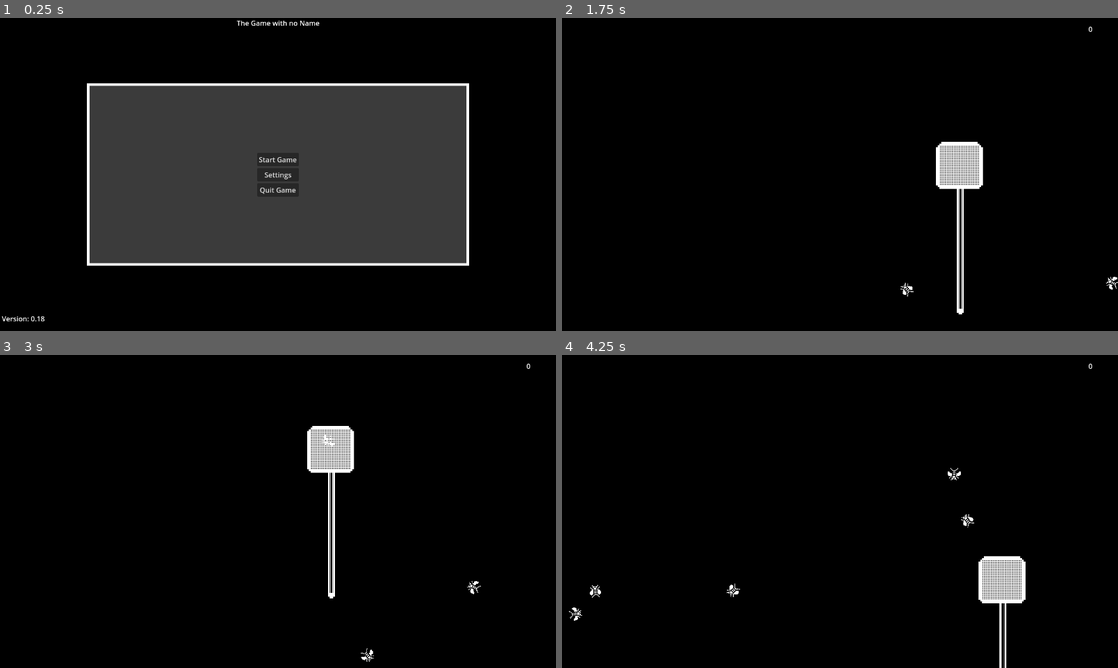
Above: before the commit, frames 1-4 (two rows, left to right).
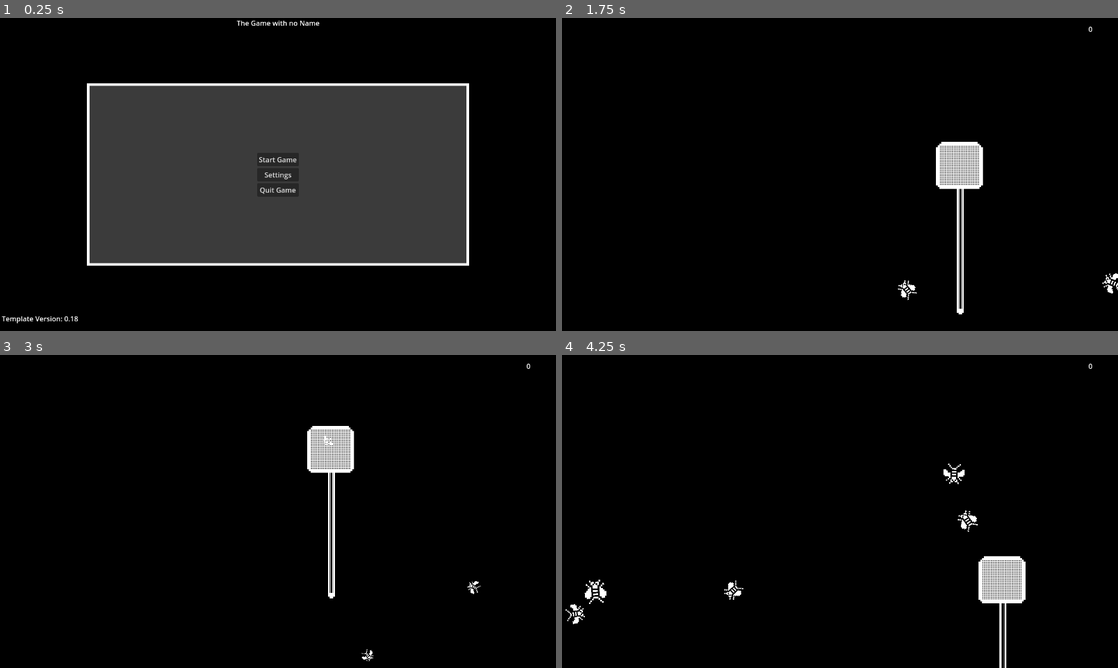
Above: after the commit, the same moments.

Repository: markusweiss/godot-template
Game: Godot game, scene res://start.tscn
Same seed, same stepped clock (60 frames per second), same inputs: the game is played once before the commit and once after it. The project has no main scene, so this scene is started directly. Sound files missing from this copy of the repository are replaced by a short silence.
Inputs (mouse positions are in pixels of both pictures, inside the frame that each line leads up to):
- Up to frame 1 (0.25 s): no input
- Up to frame 2 (1.75 s): click "Start Game" at 0.5 s; move the mouse to (962, 158) at 1.27 s; hold Right (move_right) from 1.28 s (still down); click (962, 158) at 1.42 s
- Up to frame 3 (3 s): release Right (move_right) at 2 s; drag from (166, 527) to (333, 611) at 2.02 s; move the mouse to (333, 442) at 2.77 s; hold Right (move_right) from 2.78 s (still down)
- Up to frame 4 (4.25 s): release Right (move_right) at 3.5 s; drag from (812, 574) to (1006, 574) at 3.52 s

The runs differ from the first frame. In frame 1, 0.1% of the frame differs, in the area x 0-14%, y 95-98%; in frame 2, 0.2%; in frame 3, less than 0.1%; in frame 4, 0.5%, in the area x 0-75%, y 34-86%.

Commit message:
massive audio refactor

Diff:
--- /dev/null
+++ b/autoloads/audio_manager.gd
@@ -0,0 +1,98 @@
+# AudioManager.gd
+extends AudioStreamPlayer2D
+
+# Aktuelle Musik
+var current_stream: AudioStream = null
+var original_volume_db: float
+
+
+func _ready():
+	process_mode = Node.PROCESS_MODE_ALWAYS
+	if AudioManager:
+		self.connect("pause_toggled", Callable(AudioManager, "_on_pause_toggled"))
+
+func play_music(stream: AudioStream):
+	if current_stream == stream and playing:
+		return # schon die richtige Musik, nichts tun
+	current_stream = stream
+	self.stream = stream
+	play()
+
+func stop_music():
+	stop()
+
+func set_pitch(pitch: float):
+	self.pitch_scale = pitch
+
+func set_volume(volume_linear: float):
+	var bus_index = AudioServer.get_bus_index("Music")
+	if bus_index != -1:
+		AudioServer.set_bus_volume_db(bus_index, linear_to_db(volume_linear))
+	else:
+		push_error("Audio-Bus 'Music' nicht gefunden!")
+
+
+func set_muffled(enabled: bool):
+	var bus_index = AudioServer.get_bus_index("Music")
+	if bus_index == -1:
+		push_error("Audio-Bus 'Music' nicht gefunden!")
+		return
+
+	# Wenn kein Filter existiert, einen hinzufügen
+	var filter = AudioEffectLowPassFilter.new()
+	filter.cutoff_hz = 800.0 if enabled else 22000.0
+	AudioServer.add_bus_effect(bus_index, filter, 0)
+	print("filter", filter)
+
+func set_spectrum_analyser(enabled: bool):
+	var bus_index = AudioServer.get_bus_index("Music")
+	if bus_index == -1:
+		push_error("Audio-Bus 'Music' nicht gefunden!")
+		return
+
+	if enabled:
+		# Prüfen, ob Analyzer schon existiert
+		for i in range(AudioServer.get_bus_effect_count(bus_index)):
+			var effect = AudioServer.get_bus_effect(bus_index, i)
+			if effect is AudioEffectSpectrumAnalyzer:
+				print("Spectrum Analyzer bereits vorhanden.")
+				return
+
+		# Neuen Analyzer hinzufügen
+		var analyzer = AudioEffectSpectrumAnalyzer.new()
+		analyzer.buffer_length = 1024
+		analyzer.tap_back_pos = 0.1
+		AudioServer.add_bus_effect(bus_index, analyzer, 0)
+		print("Spectrum Analyzer aktiviert.")
+	else:
+		# Entfernen, wenn vorhanden
+		for i in range(AudioServer.get_bus_effect_count(bus_index)):
+			var effect = AudioServer.get_bus_effect(bus_index, i)
+			if effect is AudioEffectSpectrumAnalyzer:
+				AudioServer.remove_bus_effect(bus_index, i)
+				print("Spectrum Analyzer deaktiviert.")
+				return
+
+func get_bass_magnitude() -> float:
+	var bus_index = AudioServer.get_bus_index("Music")
+	if bus_index == -1:
+		return 0.0
+
+	for i in range(AudioServer.get_bus_effect_count(bus_index)):
+		var effect = AudioServer.get_bus_effect(bus_index, i)
+		if effect is AudioEffectSpectrumAnalyzer:
+			var instance = AudioServer.get_bus_effect_instance(bus_index, i)
+			if instance:
+				var result: Vector2 = instance.get_magnitude_for_frequency_range(20, 250, 1)
+				# result.x ist die Magnitude in dB → Umwandeln in linearen Wert
+				var magnitude_linear = db_to_linear(result.x)
+				return magnitude_linear
+	return 0.0
+
+func _on_pause_toggled(paused: bool):
+	if paused:
+		volume_db = original_volume_db - 10  # Lautstärke absenken
+		print("Pause aktiviert:", volume_db)
+	else:
+		volume_db = original_volume_db
+		print("Pause deaktiviert:", volume_db)
--- a/autoloads/audio_settings.gd
+++ /dev/null
@@ -1,22 +0,0 @@
-extends Node
-
-#const SETTINGS_PATH := "user://settings.cfg"
-#const BUS_NAMES := ["Master", "Music", "SFX"]
-#
-#func apply_saved_audio_settings():
-	#var config = ConfigFile.new()
-	#var err = config.load(Globals.SETTINGS_PATH)
-	#
-	#if err != OK:
-		#print("Keine gespeicherten Einstellungen gefunden. Verwende Defaults.")
-	#
-	#for bus_name in BUS_NAMES:
-		#var volume = config.get_value("audio", bus_name, 1.0) # Default 1.0
-		#var bus_index = AudioServer.get_bus_index(bus_name)
-#
-		#if bus_index == -1:
-			#push_error("Bus '%s' nicht gefunden!" % bus_name)
-			#continue
-#
-		#AudioServer.set_bus_volume_db(bus_index, linear_to_db(volume))
-		#print("Lade %s Volume: %.2f" % [bus_name, volume])
--- a/autoloads/scene_manager.gd
+++ b/autoloads/scene_manager.gd
@@ -14,11 +14,19 @@
 
 func open_main_menu() -> void:
 	if main_menu == null:
-		print("Opening main menu")
 		main_menu = main_menu_scene.instantiate()
 		root.call_deferred("add_child", main_menu)
+		print("Opening main menu")
 	else:
 		push_warning("Main menu already exists in the scene.")
+
+func close_main_menu() -> void:
+	if main_menu != null:
+		main_menu.queue_free()
+		main_menu = null
+		print("Main menu closed")
+	else:
+		push_warning("Main menu is not open.")
 
 func open_settings_menu() -> void:
 	if settings_menu == null:
--- a/default_bus_layout.tres
+++ b/default_bus_layout.tres
@@ -1,9 +1,6 @@
-[gd_resource type="AudioBusLayout" load_steps=3 format=3 uid="uid://foxf25uttuf3"]
+[gd_resource type="AudioBusLayout" load_steps=2 format=3 uid="uid://foxf25uttuf3"]
 
 [sub_resource type="AudioEffectSpectrumAnalyzer" id="AudioEffectSpectrumAnalyzer_g28q7"]
-resource_name = "SpectrumAnalyzer"
-
-[sub_resource type="AudioEffectSpectrumAnalyzer" id="AudioEffectSpectrumAnalyzer_j3pel"]
 resource_name = "SpectrumAnalyzer"
 
 [resource]
@@ -14,10 +11,8 @@
 bus/1/solo = false
 bus/1/mute = false
 bus/1/bypass_fx = false
-bus/1/volume_db = 0.0
+bus/1/volume_db = -0.030508
 bus/1/send = &"Master"
-bus/1/effect/0/effect = SubResource("AudioEffectSpectrumAnalyzer_j3pel")
-bus/1/effect/0/enabled = true
 bus/2/name = &"SFX"
 bus/2/solo = false
 bus/2/mute = false
--- a/features/UI/main_menu/AudioMenuLoop.gd
+++ /dev/null
@@ -1,29 +0,0 @@
-extends AudioStreamPlayer2D
-
-#const SETTINGS_PATH := "user://settings.cfg"
-
-func _ready():
-	stream = preload("res://features/UI/main_menu/assets/sounds/templateloop.mp3")
-	bus = "Music"
-
-	# Node auch während Pause aktiv lassen
-	#process_mode = Node.PROCESS_MODE_ALWAYS
-
-	# Lade gespeicherten Wert für Music
-	var config = ConfigFile.new()
-	var volume = 0.7 # fallback default
-
-	if config.load(Globals.SETTINGS_PATH) == OK:
-		volume = config.get_value("audio", "Music", 0.7)
-
-	# Wende Lautstärke auf Bus an
-	var bus_index = AudioServer.get_bus_index("Music")
-	if bus_index == -1:
-		push_error("Audio-Bus 'Music' nicht gefunden!")
-	else:
-		AudioServer.set_bus_volume_db(bus_index, linear_to_db(volume))
-
-	play()
-
-func _on_finished():
-	play()
--- a/features/UI/main_menu/main_menu.gd
+++ b/features/UI/main_menu/main_menu.gd
@@ -3,7 +3,12 @@
 const BUS_NAMES := ["Master", "Music", "SFX"]
 
 func _ready():
-	%Version.text = " Version: " + str(Globals.VERSION)
+	var menu_music = preload("res://features/UI/main_menu/assets/sounds/templateloop.mp3")
+	AudioManager.play_music(menu_music)
+	AudioManager.set_muffled(true)
+	menu_music.loop = true
+
+	%Version.text = " Template Version: " + str(Globals.VERSION)
 	apply_saved_audio_settings()
 
 	var saved_res = SettingsManager.get_setting("display", "resolution", Vector2i(1280, 720))
--- a/features/UI/main_menu/main_menu.tscn
+++ b/features/UI/main_menu/main_menu.tscn
@@ -1,8 +1,6 @@
-[gd_scene load_steps=5 format=3 uid="uid://b30sx5ej0hid5"]
+[gd_scene load_steps=3 format=3 uid="uid://b30sx5ej0hid5"]
 
 [ext_resource type="Script" uid="uid://dd8f1cpvokue6" path="res://features/UI/main_menu/main_menu.gd" id="1_8h34a"]
-[ext_resource type="AudioStream" uid="uid://myljnx3tb10x" path="res://features/UI/main_menu/assets/sounds/templateloop.mp3" id="2_wspj3"]
-[ext_resource type="Script" uid="uid://djft5vi7y7tgx" path="res://features/UI/main_menu/AudioMenuLoop.gd" id="3_bto56"]
 
 [sub_resource type="StyleBoxFlat" id="StyleBoxFlat_37v8d"]
 bg_color = Color(0.231373, 0.231373, 0.231373, 1)
@@ -14,10 +12,6 @@
 
 [node name="MainMenu" type="CanvasLayer"]
 script = ExtResource("1_8h34a")
-
-[node name="AudioMenuLoop" type="AudioStreamPlayer2D" parent="."]
-stream = ExtResource("2_wspj3")
-script = ExtResource("3_bto56")
 
 [node name="Control" type="Control" parent="."]
 layout_mode = 3
@@ -98,7 +92,6 @@
 layout_mode = 2
 text = "Quit Game"
 
-[connection signal="finished" from="AudioMenuLoop" to="AudioMenuLoop" method="_on_finished"]
 [connection signal="pressed" from="Control/MarginContainer/Panel/VBoxContainerButtons/ButtonStart" to="." method="_on_button_start_pressed"]
 [connection signal="pressed" from="Control/MarginContainer/Panel/VBoxContainerButtons/ButtonSettings" to="." method="_on_button_settings_pressed"]
 [connection signal="pressed" from="Control/MarginContainer/Panel/VBoxContainerButtons/ButtonQuit" to="." method="_on_button_quit_pressed"]
--- a/features/UI/pause.gd
+++ b/features/UI/pause.gd
@@ -8,6 +8,7 @@
 
 func _ready():
 	process_mode = Node.PROCESS_MODE_ALWAYS
+	connect("pause_toggled", Callable(AudioManager, "_on_pause_toggled"))
 	pause_label.visible = false
 
 func _unhandled_input(event: InputEvent) -> void:
--- a/features/levels/test_fly_game.gd
+++ b/features/levels/test_fly_game.gd
@@ -4,39 +4,55 @@
 @export var min_spawn_time : float = 0.2
 @export var max_spawn_time : float = 1.5
 
-@onready var player = $AudioStreamPlayer2D
+# Originalgrößen der Fliegen
+var fliegen_original_scale = {}
 
-@onready var spectrum = AudioServer.get_bus_effect_instance(AudioServer.get_bus_index("Music"), 0)
+# Puls-Simulation
+@export var bpm : float = 120.0  # Beats pro Minute
+var beat_timer : float = 0.0
+var beat_period : float = 0.0  # Sekunden pro Beat
 
-var bass_strength : float = 0.0
+func _ready():
+	randomize()
 
-func _process(_delta):
-	if spectrum:
-		var bass = spectrum.get_magnitude_for_frequency_range(20, 250, 1)[0]
-		#var mids = spectrum.get_magnitude_for_frequency_range(250, 4000, 1)[0]
-		#var highs = spectrum.get_magnitude_for_frequency_range(4000, 20000, 1)[0]
+	# Spawn-Timer verbinden
+	var timer = $Panel/SpawnFlyTimer
+	if timer:
+		timer.timeout.connect(Callable(self, "_spawn_fliege"))
+		timer.start(randf_range(min_spawn_time, max_spawn_time))
 
-		_update_fliegen_scale(bass)
+	# Beat-Periode berechnen
+	beat_period = 60.0 / bpm
+
+	# Musik starten über AudioManager
+	if AudioManager:
+		AudioManager.stop_music()
+		var beat_stream = preload("res://features/UI/main_menu/assets/sounds/beattest2.mp3")
+		AudioManager.play_music(beat_stream)
+		beat_stream.loop = true
+		#AudioManager.set_spectrum_analyser(true)
+
+func _process(delta):
+	# Beat-Timer hochzählen
+	beat_timer += delta
+
+	# Puls-Simulation mit Sinuskurve (0..1)
+	var pulse_strength = sin(beat_timer / beat_period * TAU) * 0.5 + 0.5
+
+	_update_fliegen_scale(pulse_strength)
 
 func _update_fliegen_scale(strength: float):
 	for fliege in get_tree().get_nodes_in_group("fliegen"):
-		var base_scale = Vector2(1, 1)
-		var scale_factor = clamp(strength * 20.0, 1.0, 3.0) # Werte anpassen!
-		#fliege.scale = base_scale * scale_factor
-		fliege.scale = fliege.scale.lerp(base_scale * scale_factor, 0.1)  # Der Wert 0.1 kontrolliert die Geschwindigkeit der Skalierung
+		if fliege not in fliegen_original_scale:
+			fliegen_original_scale[fliege] = fliege.scale
 
-func _ready():
-	# Pause zuslassen
-	# process_mode = Node.PROCESS_MODE_PAUSABLE
-	# Musik initialisieren
-	player.stream = load("res://features/UI/main_menu/assets/sounds/beattest2.mp3")
-	player.stream.loop = true
-	player.bus = "Music"
-	player.play()
+		var original_scale = fliegen_original_scale[fliege]
 
-	randomize()
-	$Panel/SpawnFlyTimer.timeout.connect(_spawn_fliege)
-	$Panel/SpawnFlyTimer.start(randf_range(min_spawn_time, max_spawn_time))
+		# Puls-Skala anwenden (max 50% größer)
+		var scale_factor = 1.0 + strength * 0.9
+		fliege.scale = fliege.scale.lerp(original_scale * scale_factor, 0.2)
+
+
 
 func _spawn_fliege():
 	var fliege = fliege_scene.instantiate()
@@ -44,15 +60,15 @@
 	add_child(fliege)
 	var test = $Panel/FlyCount.text.to_int()
 
-	# Testin around Spund Pitch
+	# Testing around Sound Pitch
 	if test > 1 and randf_range(1,10) > 6:
 		$Panel/FlyCount.text = str(test - 1)
 	if test >= 3 and test <= 5:
-		player.pitch_scale = 1.1
+		AudioManager.set_pitch(1.1)
 	elif test > 5:
-		player.pitch_scale = 1.2
+		AudioManager.set_pitch(1.2)
 	else:
-		player.pitch_scale = 1.0
+		AudioManager.set_pitch(1.0)
 
-	fliege.add_to_group("fliegen")  # Wichtig für die Skalierung
+	fliege.add_to_group("fliegen")
 	$Panel/SpawnFlyTimer.start(randf_range(min_spawn_time, max_spawn_time))
--- a/features/levels/test_fly_game.tscn
+++ b/features/levels/test_fly_game.tscn
@@ -13,28 +13,6 @@
 
 [sub_resource type="RectangleShape2D" id="RectangleShape2D_4pjdu"]
 size = Vector2(57.6341, 60.9959)
-
-[sub_resource type="GDScript" id="GDScript_68erv"]
-script/source = "extends AudioStreamPlayer2D
-
-@export var pause_node_path: NodePath  # im Editor zuweisen
-var pause_node: Node
-var original_volume_db: float
-
-func _ready():
-	process_mode = Node.PROCESS_MODE_ALWAYS
-	pause_node = get_node(pause_node_path)
-	pause_node.connect(\"pause_toggled\", Callable(self, \"_on_pause_toggled\"))
-	original_volume_db = volume_db
-
-func _on_pause_toggled(paused: bool):
-	if paused:
-		volume_db = original_volume_db - 10
-		print(\"Pause aktiviert:\", volume_db)
-	else:
-		volume_db = original_volume_db
-		print(\"Pause deaktiviert:\", volume_db)
-"
 
 [node name="TestFlyGame" type="Node2D"]
 script = ExtResource("1_acdtr")
@@ -74,10 +52,6 @@
 scale = Vector2(2.48699, 2.68608)
 shape = SubResource("RectangleShape2D_4pjdu")
 
-[node name="AudioStreamPlayer2D" type="AudioStreamPlayer2D" parent="."]
-script = SubResource("GDScript_68erv")
-pause_node_path = NodePath("../Pause")
-
 [node name="Camera2D" type="Camera2D" parent="."]
 anchor_mode = 0
 script = ExtResource("7_68erv")
--- a/project.godot
+++ b/project.godot
@@ -19,6 +19,7 @@
 Globals="*res://autoloads/globals.gd"
 SceneManager="*res://autoloads/scene_manager.gd"
 SettingsManager="*res://autoloads/settings_manager.gd"
+AudioManager="*res://autoloads/audio_manager.gd"
 
 [display]
 
Not shown, added: autoloads/audio_manager.gd.uid
Not shown, removed: autoloads/audio_settings.gd.uid
Not shown, removed: features/UI/main_menu/AudioMenuLoop.gd.uid
Not shown: 1 places in features/levels/test_fly_game.tscn that only renumber resources
